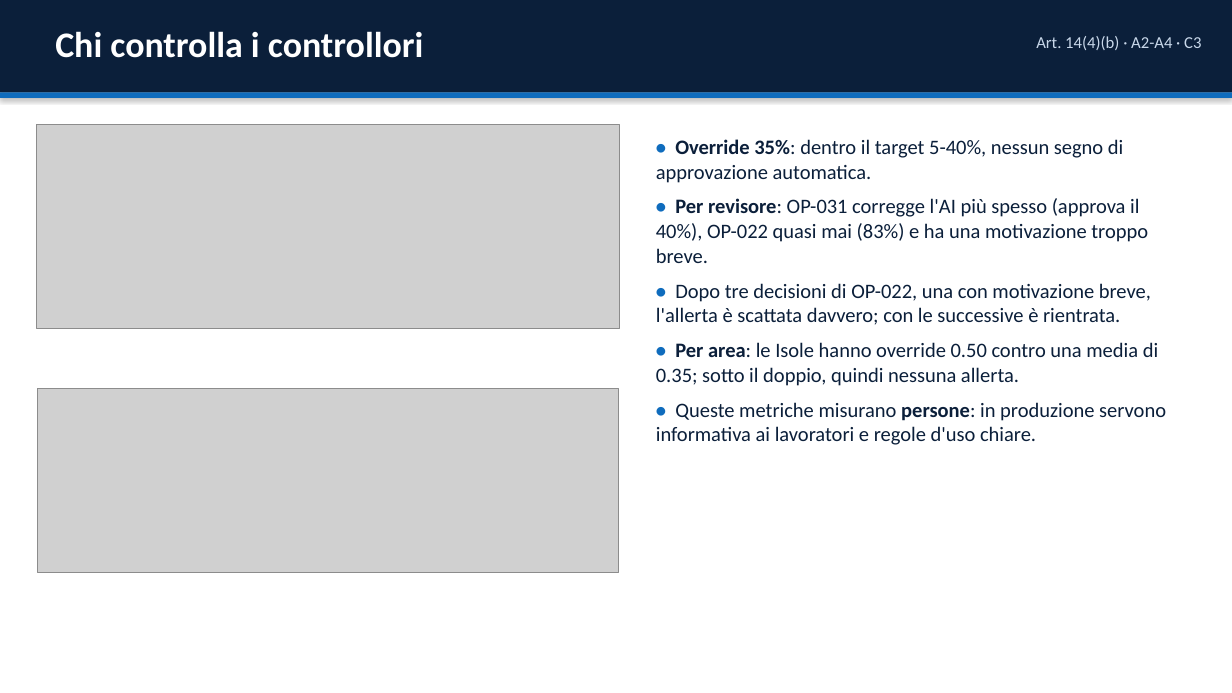
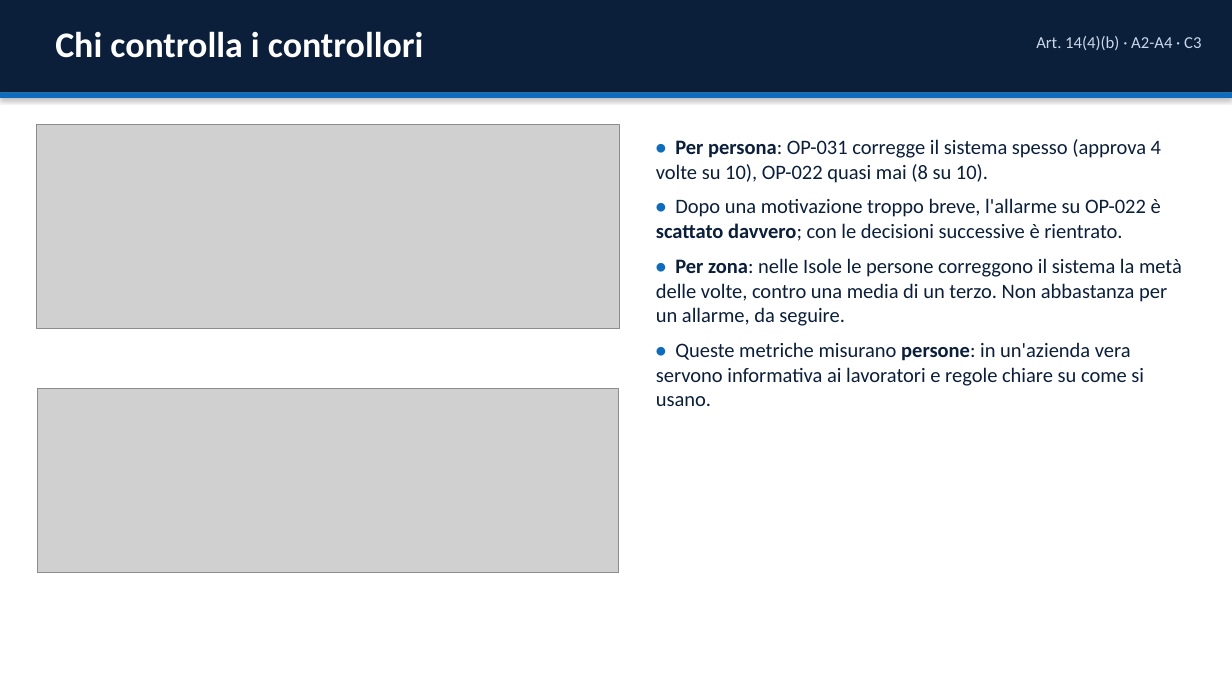
Before and after one commit to GuidoMerliniEnel/ai-act-hackaton, a slide deck: slide 15 of consegna/EnerGuard_Presentazione.pptx (slide 13 before the commit). Drawn at 1232x693 pixels with LibreOffice and Linux fonts; fonts in the diff are those of the drawing; grey boxes stand for pictures. Boxes give left, top, right and bottom in pixels: in the first picture for what was removed or moved away, otherwise in the second. Text is boxed around its words. In the diff, an @@ line names an element or a change of style, - is before the commit and + after.

```diff
--- a/consegna/EnerGuard_Presentazione.pptx
+++ b/consegna/EnerGuard_Presentazione.pptx
@@ text at [656,139,1182,406]: text changed @@
-• Override 35%: dentro il target 5-40%, nessun segno di approvazione automatica.
-• Per revisore: OP-031 corregge l'AI più spesso (approva il 40%), OP-022 quasi mai (83%) e ha una motivazione troppo breve.
-• Dopo tre decisioni di OP-022, una con motivazione breve, l'allerta è scattata davvero; con le successive è rientrata.
-• Per area: le Isole hanno override 0.50 contro una media di 0.35; sotto il doppio, quindi nessuna allerta.
-• Queste metriche misurano persone: in produzione servono informativa ai lavoratori e regole d'uso chiare.
+• Per persona: OP-031 corregge il sistema spesso (approva 4 volte su 10), OP-022 quasi mai (8 su 10).
+• Dopo una motivazione troppo breve, l'allarme su OP-022 è scattato davvero; con le decisioni successive è rientrato.
+• Per zona: nelle Isole le persone correggono il sistema la metà delle volte, contro una media di un terzo. Non abbastanza per un allarme, da seguire.
+• Queste metriche misurano persone: in un'azienda vera servono informativa ai lavoratori e regole chiare su come si usano.
```
Also in this commit, not shown: 4 other slides changed, 11 slides added, 9 slides removed, 5 other files.
